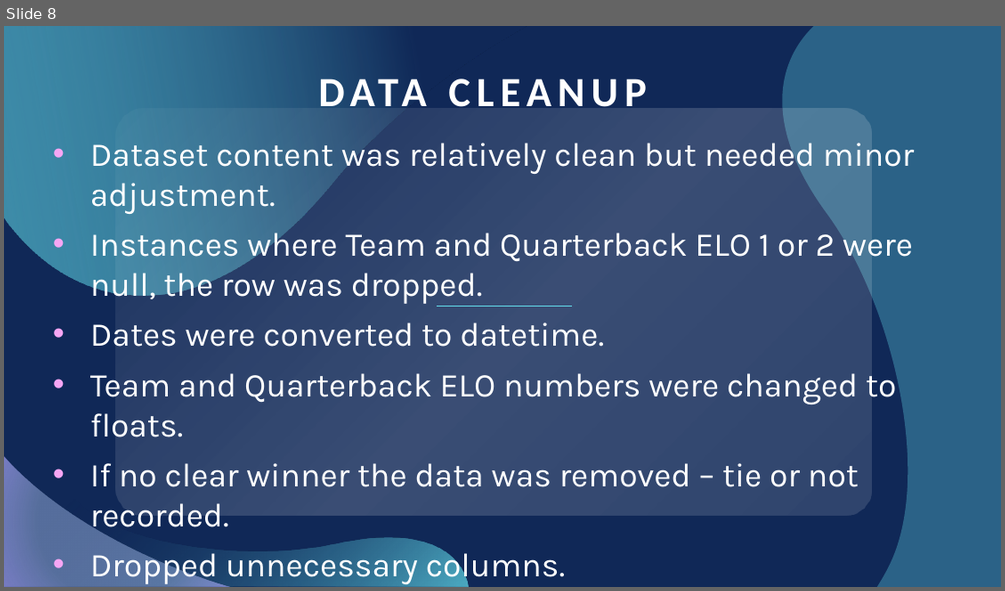
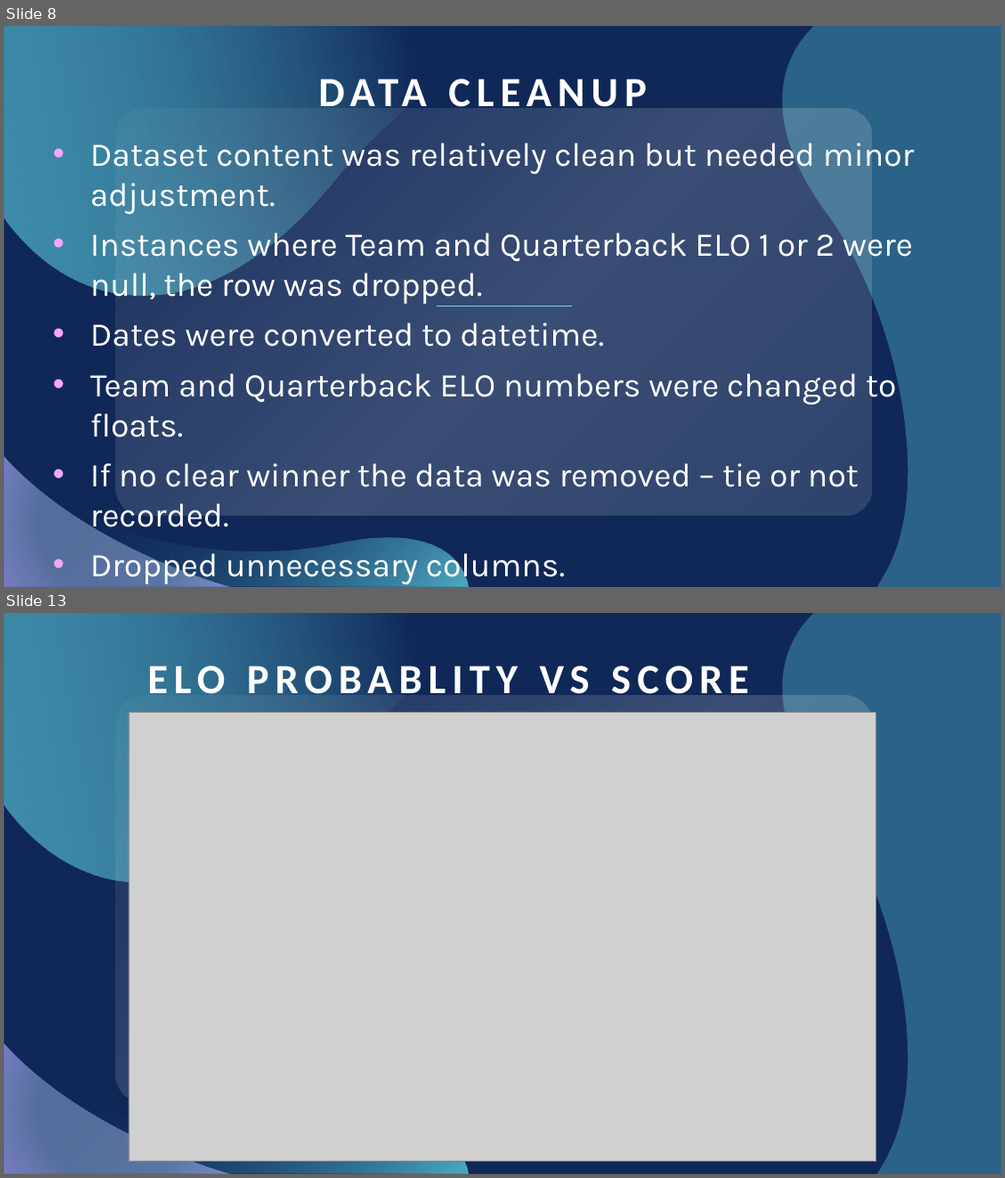
Before and after one commit to itsakcode/healthcare_project, a slide deck: Project_2_Presentation.pptx. Shown one above the other, each under a label of ours: slide 8 before the commit, slides 8 and 13 after it; the slides between them are not shown. The pictures are 1005x591 and 1005x1178 pixels, drawn with LibreOffice and Linux fonts; fonts in the diff are those of the drawing; grey boxes stand for pictures. Boxes give left, top, right and bottom in pixels: in the first picture for what was removed or moved away, otherwise in the second. Text is boxed around its words. In the diff, an @@ line names an element or a change of style, - is before the commit and + after.

```diff
--- a/Project_2_Presentation.pptx
+++ b/Project_2_Presentation.pptx
@@ slide 13 added at box(4, 613, 1001, 1174), background #102857; not listed: 5 template elements that a slide beside it also shows @@
@@ title added at box(147, 665, 749, 704), 40 pt, text #FFFFFF, bold @@
+ELO PROBABLITY VS SCORE
@@ picture added at box(129, 713, 877, 1161) @@
```
Also in this commit, not shown: 7 slides changed, 16 other slides added, 5 slides removed.
